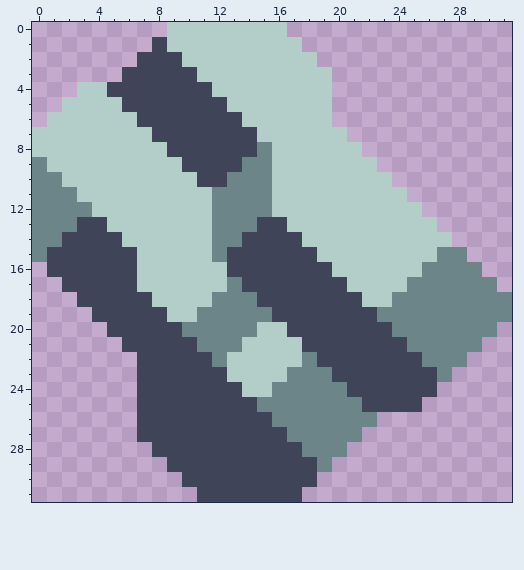
A pixel-art sprite gets an edit: sprites/items/platinum.png. The picture above was drawn from the file before the commit.
The file is 32x32 pixels.
Now the later version:
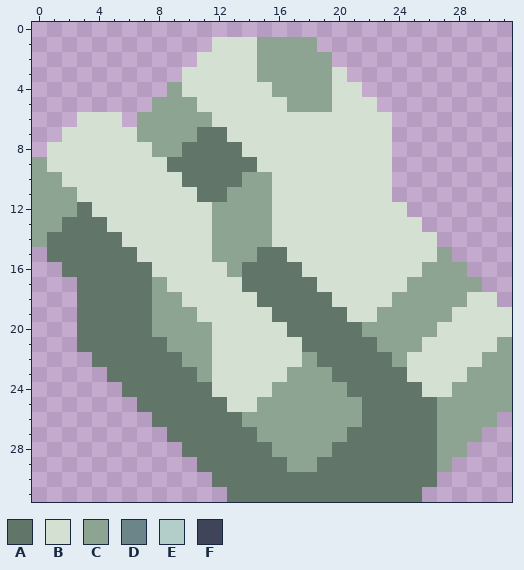
Palette (. is transparent): A #617669  B #d4e1d2  C #8ca491  D #6b8589  E #b3cec8  F #404458
The edit:
@@ x 0..31 @@
- 0 .........EEEEEEEE...............
- 1 ........FEEEEEEEEE..............
- 2 .......FFFEEEEEEEEE.............
- 3 ......FFFFFEEEEEEEEE............
- 4 ...EEFFFFFFFEEEEEEEE............
- 5 ..EEEEFFFFFFFEEEEEEE............
- 6 .EEEEEEFFFFFFFEEEEEE............
- 7 EEEEEEEEFFFFFFFEEEEEE...........
- 8 EEEEEEEEEFFFFFFDEEEEEE..........
- 9 DEEEEEEEEEFFFFDDEEEEEEE.........
-10 DDEEEEEEEEEFFDDDEEEEEEEE........
-11 DDDEEEEEEEEEDDDDEEEEEEEEE.......
-12 DDDDEEEEEEEEDDDDEEEEEEEEEE......
-13 DDDFFEEEEEEEDDDFFEEEEEEEEEE.....
-14 DDFFFFEEEEEEDDFFFFEEEEEEEEEE....
-15 DFFFFFFEEEEEDFFFFFFEEEEEEEEDD...
-16 .FFFFFFEEEEEEFFFFFFFEEEEEEDDDD..
-17 ..FFFFFEEEEEEDFFFFFFFEEEEDDDDDD.
-18 ...FFFFFEEEEDDDFFFFFFFEEDDDDDDDD
-19 ....FFFFFEEDDDDDFFFFFFFDDDDDDDDD
-20 .....FFFFFDDDDDEEFFFFFFFDDDDDDD.
-21 ......FFFFFDDDEEEEFFFFFFFDDDDD..
-22 .......FFFFFDEEEEEDFFFFFFFDDD...
-23 .......FFFFFFEEEEDDDFFFFFFFD....
-24 .......FFFFFFFEEDDDDDFFFFFF.....
-25 .......FFFFFFFFDDDDDDDFFFF......
-26 .......FFFFFFFFFDDDDDDD.........
-27 .......FFFFFFFFFFDDDDD..........
-28 ........FFFFFFFFFFDDD...........
-29 .........FFFFFFFFFFD............
-30 ..........FFFFFFFFF.............
-31 ...........FFFFFFF..............
+ 0 ................................
+ 1 ............BBBCCCC.............
+ 2 ...........BBBBCCCCC............
+ 3 ..........BBBBBCCCCCB...........
+ 4 .........CBBBBBBCCCCBB..........
+ 5 ........CCCBBBBBBCCCBBB.........
+ 6 ...BBB.CCCCCBBBBBBBBBBBB........
+ 7 ..BBBBBCCCCAABBBBBBBBBBB........
+ 8 .BBBBBBBCCAAAABBBBBBBBBB........
+ 9 CBBBBBBBBAAAAAABBBBBBBBB........
+10 CCBBBBBBBBAAAACCBBBBBBBB........
+11 CCCBBBBBBBBAACCCBBBBBBBB........
+12 CCCABBBBBBBBCCCCBBBBBBBBB.......
+13 CCAAABBBBBBBCCCCBBBBBBBBBB......
+14 CAAAAABBBBBBCCCCBBBBBBBBBBB.....
+15 .AAAAAABBBBBCCCAABBBBBBBBBBC....
+16 ..AAAAAABBBBBCAAAABBBBBBBBCCC...
+17 ...AAAAACBBBBBAAAAABBBBBBCCCCC..
+18 ...AAAAACCBBBBBAAAAABBBBCCCCCBB.
+19 ...AAAAACCCBBBBBAAAAABBCCCCCBBBB
+20 ...AAAAACCCCBBBBBAAAAACCCCCBBBBB
+21 ...AAAAAACCCBBBBBBAAAAACCCBBBBBC
+22 ....AAAAAACCBBBBBBCAAAAACBBBBBCC
+23 .....AAAAAACBBBBBCCCAAAAABBBBCCC
+24 ......AAAAAABBBBCCCCCAAAAABBCCCC
+25 .......AAAAAABBCCCCCCCAAAAACCCCC
+26 ........AAAAAACCCCCCCCAAAAACCCC.
+27 .........AAAAAACCCCCCAAAAAACCC..
+28 ..........AAAAAACCCCAAAAAAACC...
+29 ...........AAAAAACCAAAAAAAAC....
+30 ............AAAAAAAAAAAAAAA.....
+31 .............AAAAAAAAAAAAA......
Changed places in both pictures, as pixel boxes (x1, y1, x2, y2):
changed: (32, 22, 512, 502)
